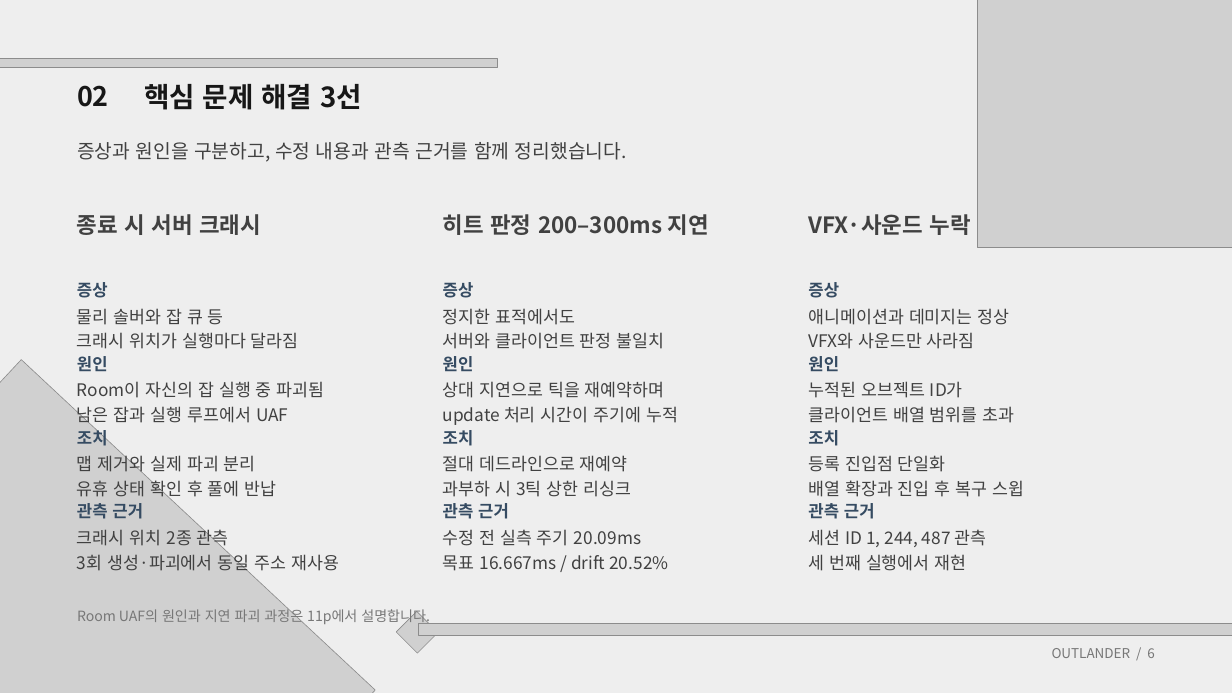
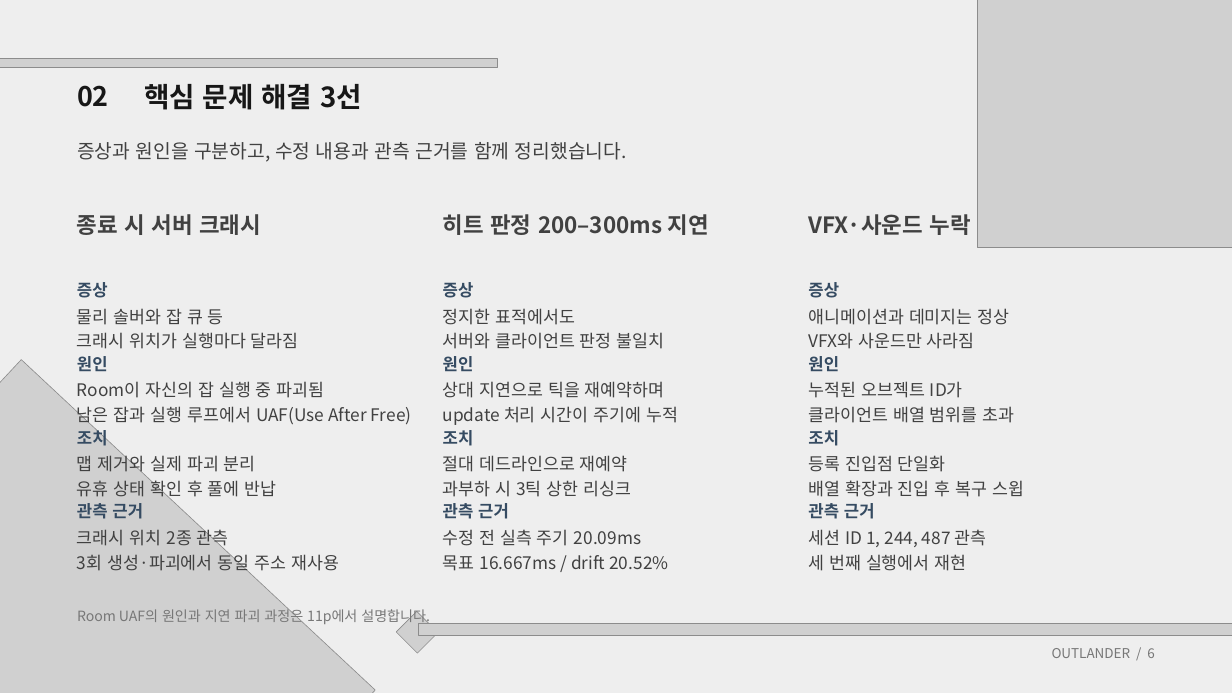
Before and after one commit to Woon-2/Project-W, a slide deck: slide 6 of 포트폴리오/우상훈_게임서버_포트폴리오.pptx. Drawn at 1232x693 pixels with LibreOffice and Linux fonts; fonts in the diff are those of the drawing; grey boxes stand for pictures; background and template pictures are left out. Boxes give left, top, right and bottom in pixels: in the first picture for what was removed or moved away, otherwise in the second. Text is boxed around its words. In the diff, an @@ line names an element or a change of style, - is before the commit and + after.

```diff
--- a/포트폴리오/우상훈_게임서버_포트폴리오.pptx
+++ b/포트폴리오/우상훈_게임서버_포트폴리오.pptx
@@ text at (x1=77, y1=406, x2=412, y2=427): text changed @@
-남은 잡과 실행 루프에서 UAF
+남은 잡과 실행 루프에서 UAF(Use After Free)
```
Also in this commit, not shown: 1 other slide changed, 1 other file.
